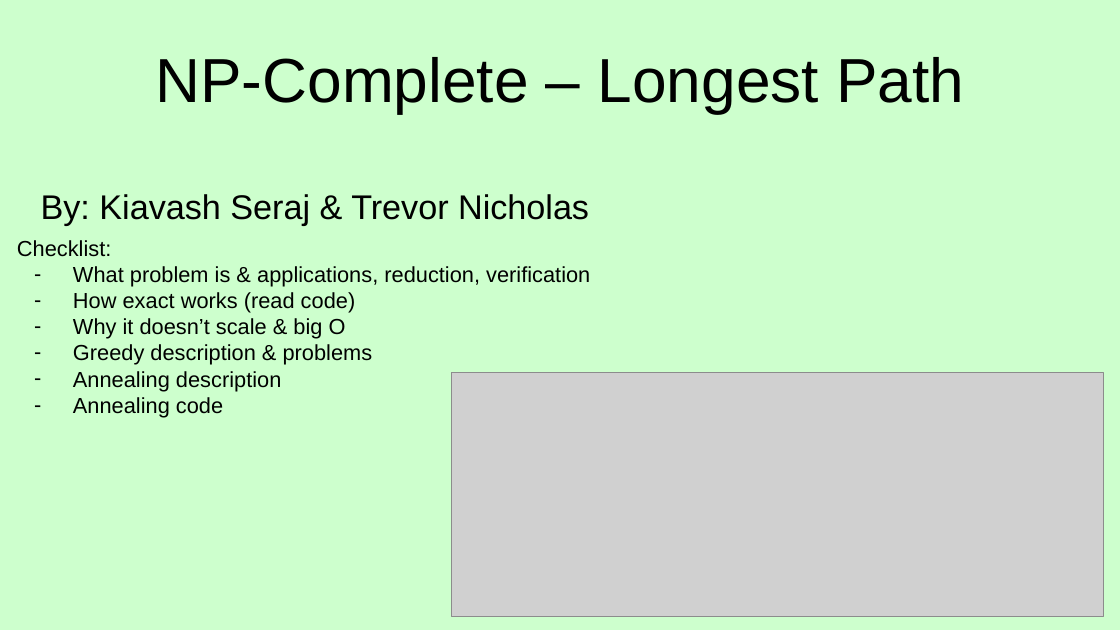
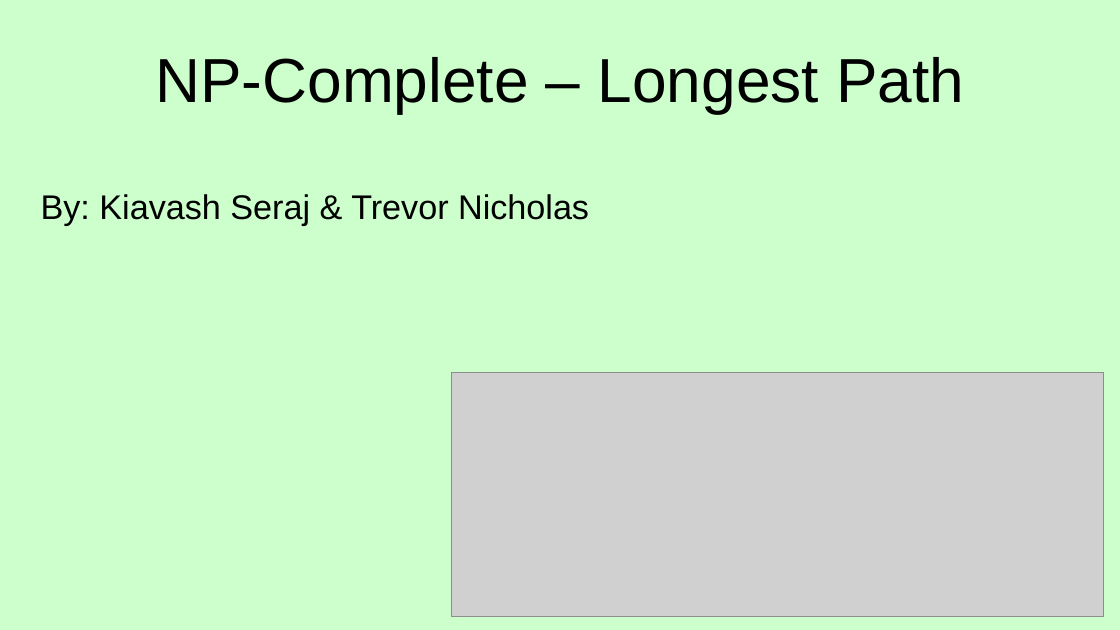
Before and after one commit to tbanks582/cs412_final, a slide deck: slide 1 of presentation/Longest Path Presentation.pptx. Drawn at 1120x630 pixels with LibreOffice and Linux fonts; fonts in the diff are those of the drawing; grey boxes stand for pictures. Boxes give left, top, right and bottom in pixels: in the first picture for what was removed or moved away, otherwise in the second. Text is boxed around its words. In the diff, an @@ line names an element or a change of style, - is before the commit and + after.

```diff
--- a/presentation/Longest Path Presentation.pptx
+++ b/presentation/Longest Path Presentation.pptx
@@ text removed at (x1=17, y1=240, x2=590, y2=417) @@
-Checklist:
-– What problem is & applications, reduction, verification
-– How exact works (read code)
-– Why it doesn’t scale & big O
-– Greedy description & problems
-– Annealing description
-– Annealing code
```
Also in this commit, not shown: 2 other slides changed, 1 slide added, 1 other file.
